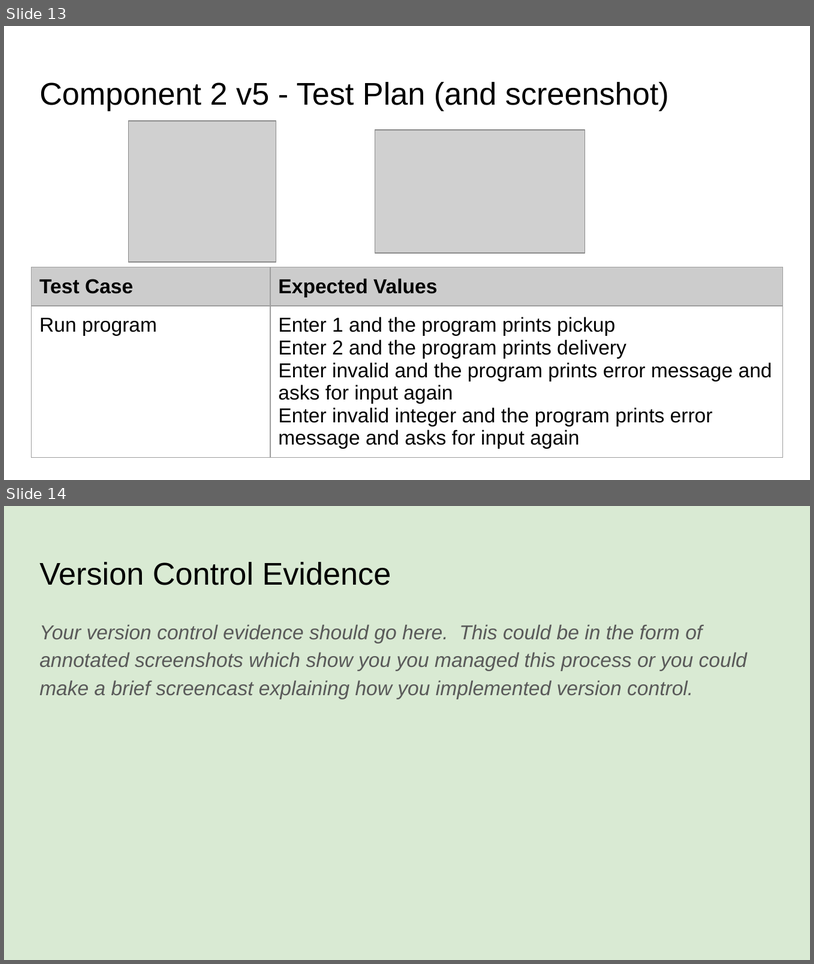
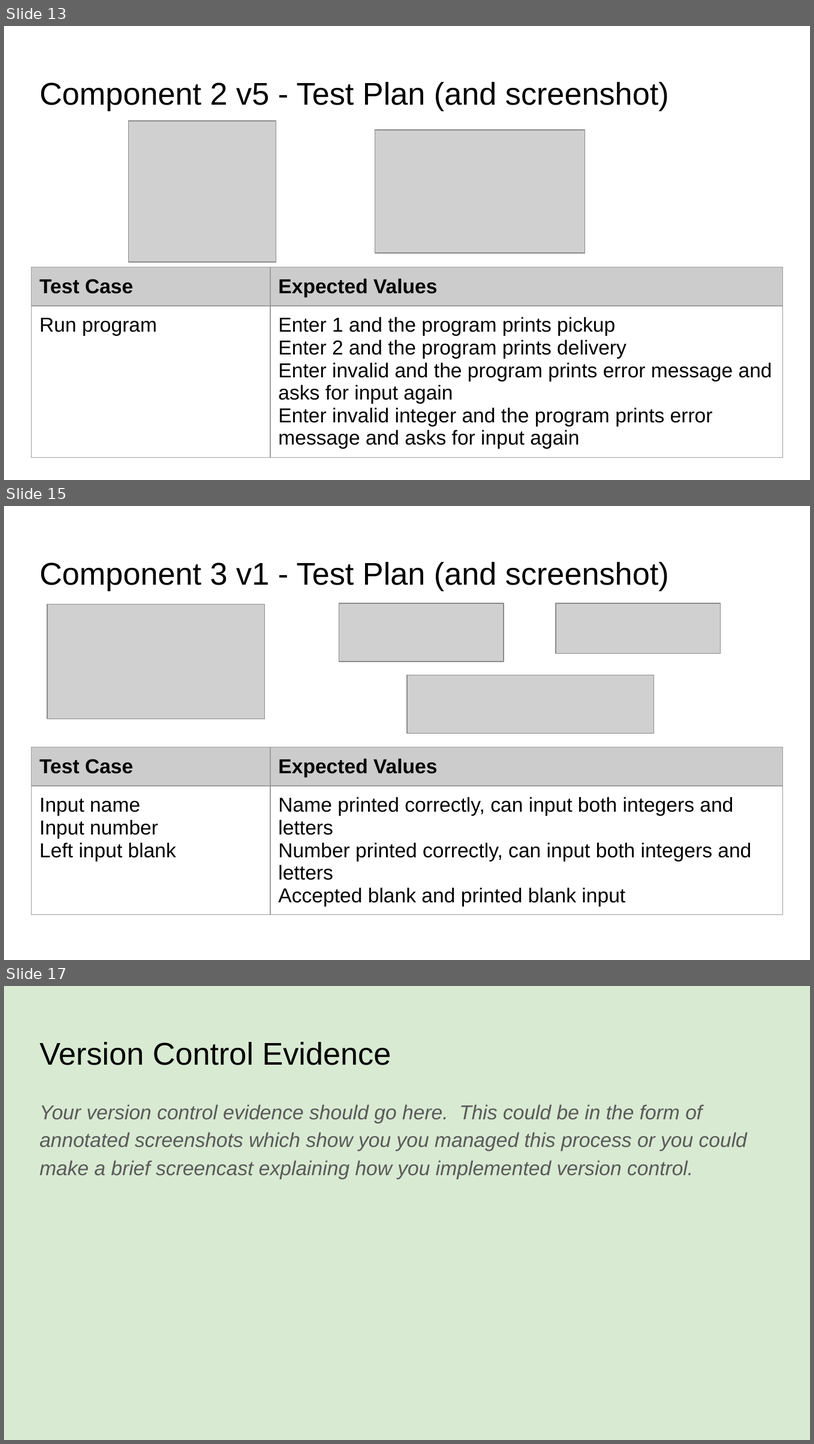
Before and after one commit to KaitlinEus/Pizza_bot, a slide deck: Python.pptx. Shown one above the other, each under a label of ours: slides 13 and 14 before the commit, slides 13, 15 and 17 after it; the slides between them are not shown. The pictures are 814x964 and 814x1444 pixels, drawn with LibreOffice and Linux fonts; fonts in the diff are those of the drawing; grey boxes stand for pictures. Boxes give left, top, right and bottom in pixels: in the first picture for what was removed or moved away, otherwise in the second. Text is boxed around its words. In the diff, an @@ line names an element or a change of style, - is before the commit and + after.

Commit message:
Created version 1 of pickup function
Basic instructions and input for name and phone number

```diff
--- a/Python.pptx
+++ b/Python.pptx
@@ slide 15 added at (4,506,810,960), background #FFFFFF @@
@@ title added at (39,562,669,591), 28 pt, text #000000 @@
+Component 3 v1 - Test Plan (and screenshot)
@@ picture added at (48,604,264,719) @@
@@ picture added at (339,604,504,661) @@
@@ picture added at (555,604,720,654) @@
@@ picture added at (407,675,654,733) @@
@@ table added at (32,747,782,925), 2 rows, 2 columns @@
+Test Case | Expected Values
+Input name / Input number / Left input blank | Name printed correctly, can input both integers and letters / Number printed correctly, can input both integers and letters / Accepted blank and printed blank input
@@ what was slide 14 is now slide 17 @@
```
Also in this commit, not shown: 2 other slides added, 1 other file.
